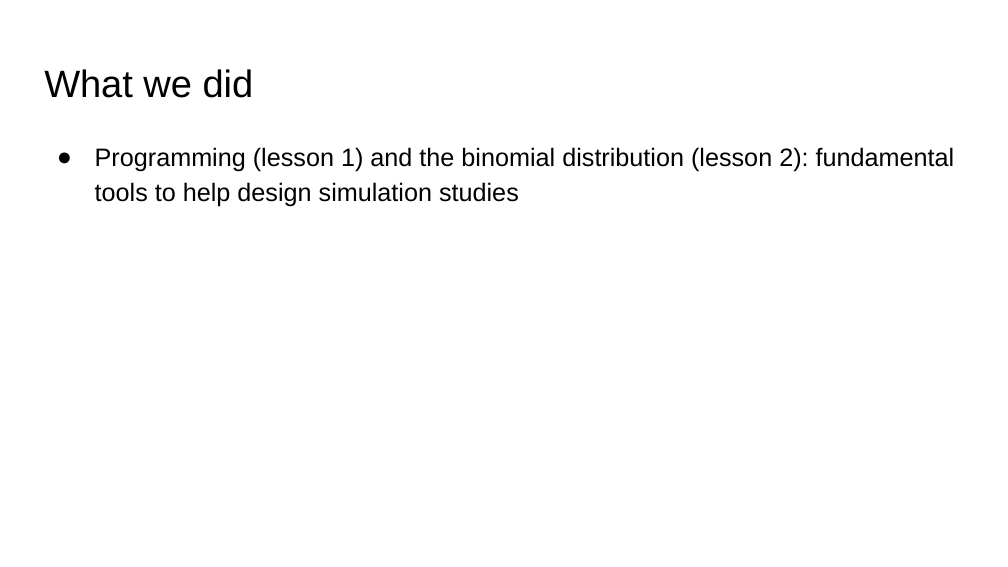
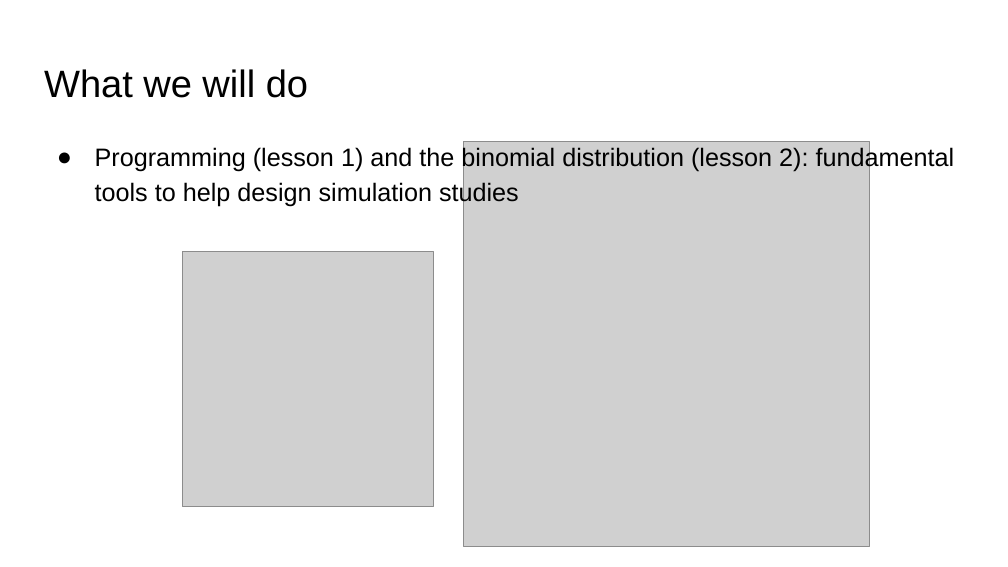
Before and after one commit to ekernf01/HEART_choosing_stat_methods, a slide deck: slide 4 of course content/Choosing statistical methods day 1.pptx (slide 5 before the commit). Drawn at 1008x567 pixels with LibreOffice and Linux fonts; fonts in the diff are those of the drawing; grey boxes stand for pictures. Boxes give left, top, right and bottom in pixels: in the first picture for what was removed or moved away, otherwise in the second. Text is boxed around its words. In the diff, an @@ line names an element or a change of style, - is before the commit and + after.

```diff
--- a/course content/Choosing statistical methods day 1.pptx
+++ b/course content/Choosing statistical methods day 1.pptx
@@ text at bbox=[44, 69, 308, 98]: text changed @@
-What we did
+What we will do
@@ picture added at bbox=[464, 141, 869, 546] @@
@@ picture added at bbox=[182, 252, 433, 507] @@
```
Also in this commit, not shown: 4 other slides changed, 3 slides added, 4 slides removed, 1 other file.
